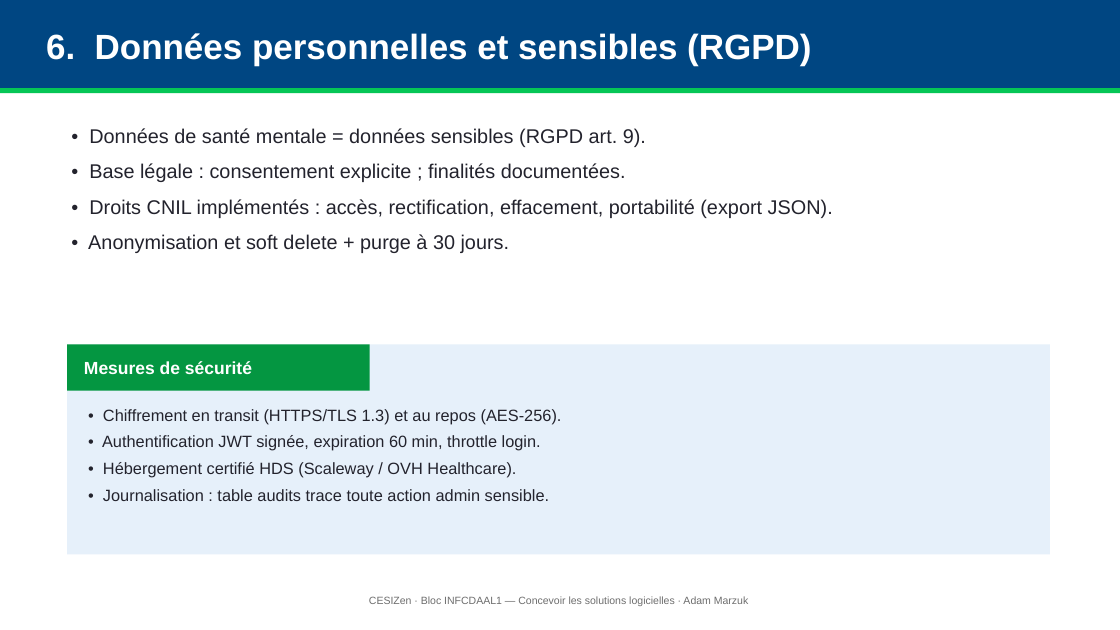
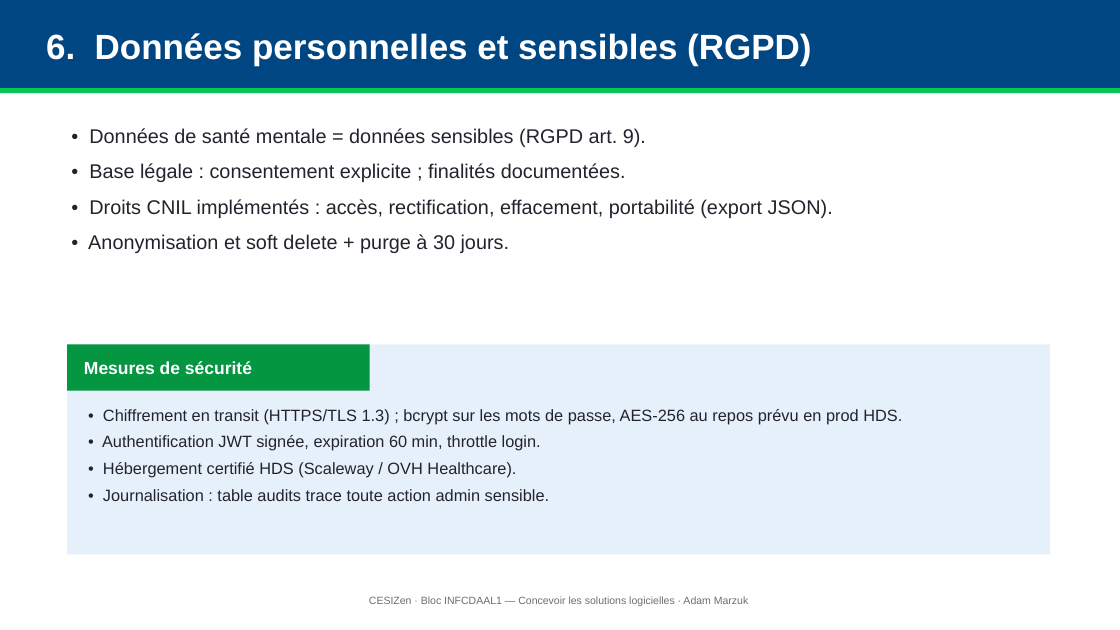
Before and after one commit to AzmogEx/CesiZen, a slide deck: slide 13 of CESIZen_Soutenance.pptx. Drawn at 1120x630 pixels with LibreOffice and Linux fonts; fonts in the diff are those of the drawing. Boxes give left, top, right and bottom in pixels: in the first picture for what was removed or moved away, otherwise in the second. Text is boxed around its words. In the diff, an @@ line names an element or a change of style, - is before the commit and + after.

```diff
--- a/CESIZen_Soutenance.pptx
+++ b/CESIZen_Soutenance.pptx
@@ text at bbox=[103, 409, 902, 424]: text changed @@
-• Chiffrement en transit (HTTPS/TLS 1.3) et au repos (AES-256).
+• Chiffrement en transit (HTTPS/TLS 1.3) ; bcrypt sur les mots de passe, AES-256 au repos prévu en prod HDS.
```
Also in this commit, not shown: 2 other slides changed, 10 other files.
